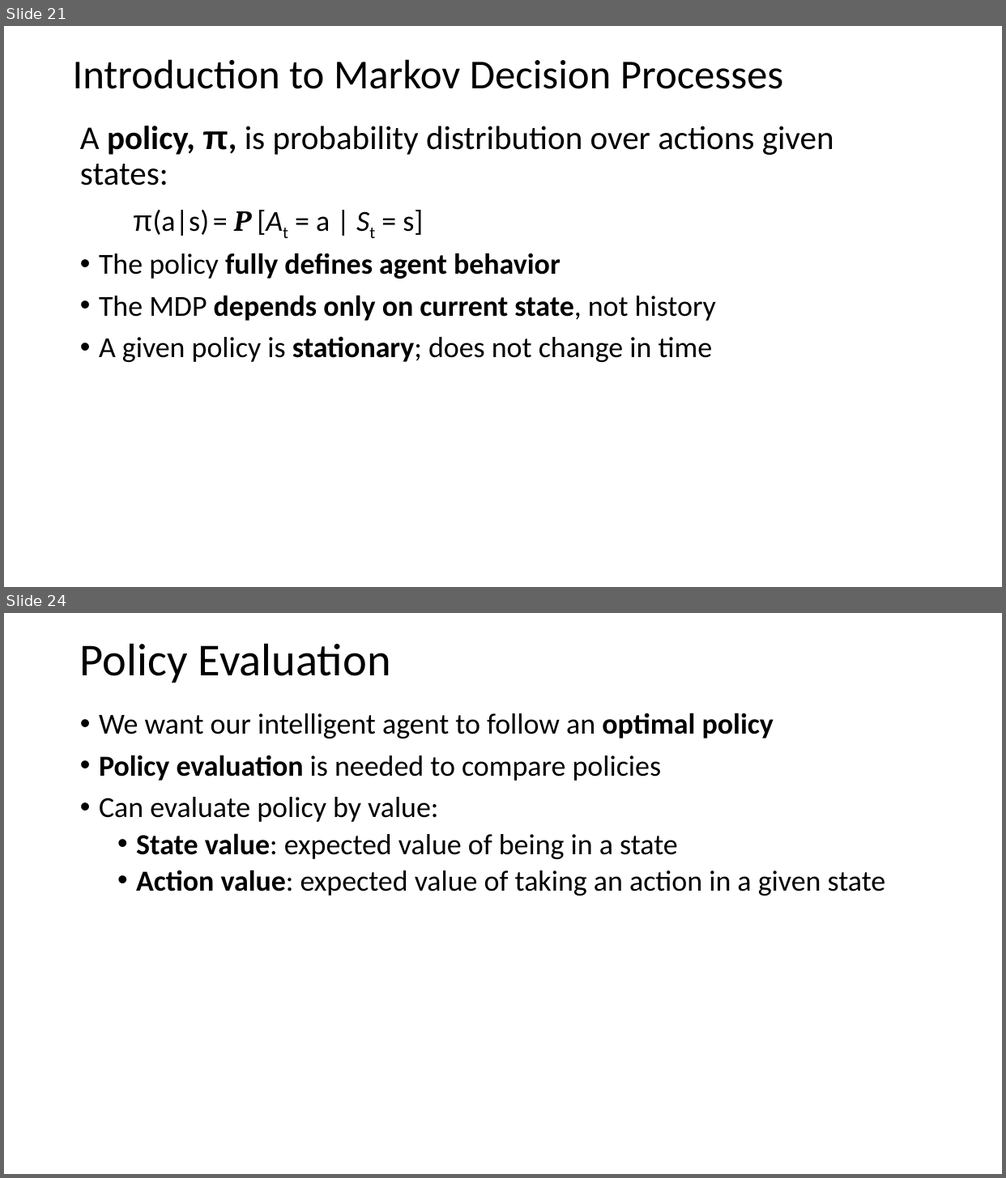
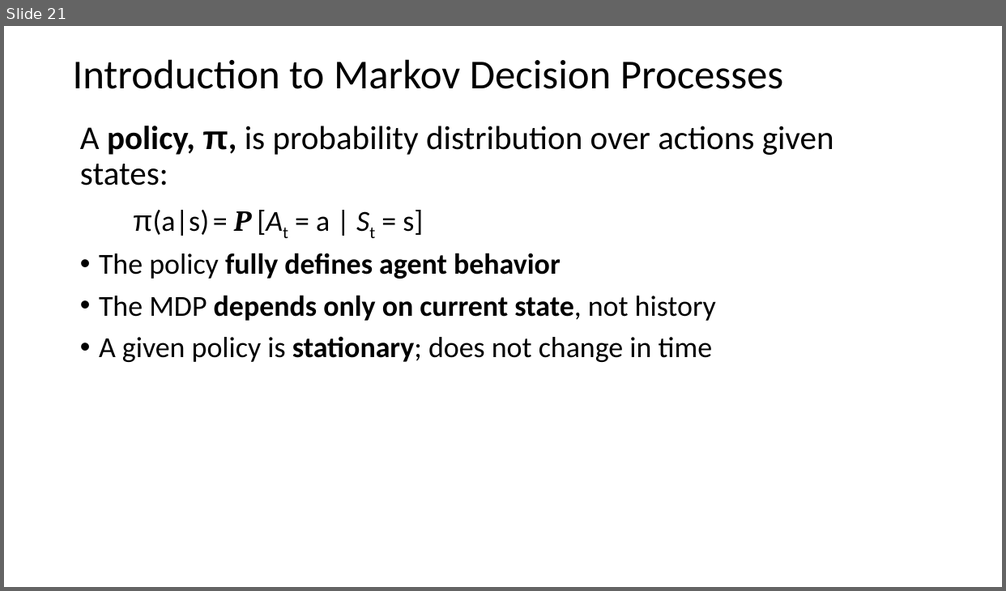
Before and after one commit to StephenElston/MachineLearning530, a slide deck: Lesson8/8_MarkovProcesses.pptx. Shown one above the other, each under a label of ours: slides 21 and 24 before the commit, slide 21 after it; the slides between them are not shown. The pictures are 1006x1178 and 1006x591 pixels, drawn with LibreOffice and Linux fonts; fonts in the diff are those of the drawing. Boxes give left, top, right and bottom in pixels: in the first picture for what was removed or moved away, otherwise in the second. Text is boxed around its words. In the diff, an @@ line names an element or a change of style, - is before the commit and + after.

```diff
--- a/Lesson8/8_MarkovProcesses.pptx
+++ b/Lesson8/8_MarkovProcesses.pptx
@@ slide 24 removed at bbox=[4, 613, 1002, 1174], background #FFFFFF @@
@@ title removed at bbox=[80, 643, 391, 683] @@
-Policy Evaluation
@@ text removed at bbox=[99, 713, 886, 896] @@
-• We want our intelligent agent to follow an optimal policy
-• Policy evaluation is needed to compare policies
-• Can evaluate policy by value:
-  • State value: expected value of being in a state
-  • Action value: expected value of taking an action in a given state
```
Also in this commit, not shown: 1 slide changed, 8 other slides removed, 2 other files.
